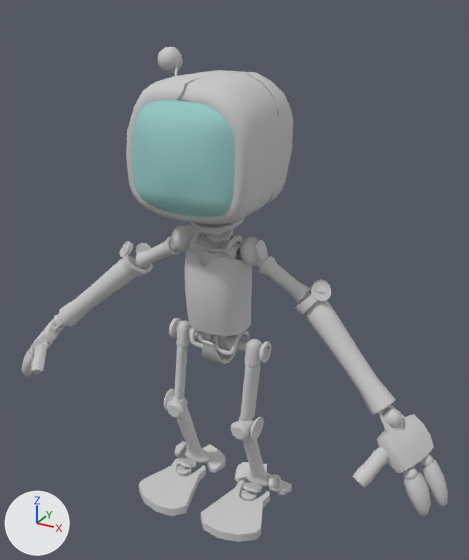
Two versions of the FBX model RoboDog_GroupWork/Content/Assets/Character/StarterBot/Starter_Bot_Char_01.FBX, one commit apart.
The view is the same before and after, from a camera (50 mm lens) standing at (1.011, -1.725, 1.737) and looking at (0.019, 0.078, 0.835). Every picture has the same lights, and +X, +Y and +Z are marked at lower left. Where no turn or scale is listed for an object, it has been applied to the vertices. Vertices at the same position are counted once.

The first picture shows 'StarterBot_Char_01'.
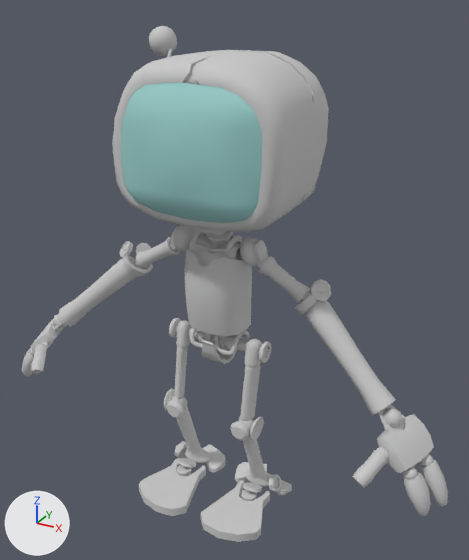
Where the newer file only moved an object's origin or applied its transform, the numbers keep the older frame.

What differs and where, as boxes [x1, y1, x2, y2] in the pictures (469 x 560 px; the box of a moved part takes in the faces that stretch with it):
```json
{"object": "StarterBot_Char_01", "change": "reshaped", "before": [22, 47, 448, 542], "after": [22, 26, 448, 542]}
{"part": 1, "of": "me_mesh", "change": "moved or reshaped", "before": [174, 66, 178, 76], "after": [168, 48, 172, 57]}
{"part": 2, "of": "me_mesh", "change": "moved or reshaped", "before": [158, 47, 183, 73], "after": [149, 26, 177, 56]}
{"part": 3, "of": "me_mesh", "change": "added", "after": [113, 50, 329, 232]}
{"part": 4, "of": "me_mesh", "change": "moved or reshaped", "before": [132, 100, 235, 217], "after": [120, 82, 262, 223]}
{"part": 5, "of": "me_mesh", "change": "cut back", "before": [126, 70, 293, 225]}
```

The change, as JSON lines over the scene's bpy script:
```json
{"op": "add", "block": "mat_screen", "code": ["mat_screen = principled_material('Screen')", "mat_screen.base_color = (0.588, 0.588, 0.588)  # light grey #cacaca", "mat_screen.roughness = 0.859"]}
{"block": "me_mesh", "where": "# used by ob_starterbot_char_01; location = (0.0, 0.0, 1.113)"}
{"op": "remove", "block": "me_mesh", "code": "me_mesh.from_pydata(...)  # 5868 vertices, 11276 faces; spans x -0.84..0.84, y -0.29..0.33, z -1.11..0.46"}
{"op": "add", "block": "me_mesh", "code": "me_mesh.from_pydata(...)  # 5868 vertices, 11276 faces; spans x -0.84..0.84, y -0.29..0.4, z -1.11..0.52"}
{"block": "me_mesh", "change": "me_mesh part 1: the loose piece of 10 vertices spanning x -0.32..-0.21, y 0.04..0.28, z 0.17..0.4 is scaled about its middle by 1.16, then moved by (-0.06, 0.05, 0.04)"}
{"block": "me_mesh", "change": "me_mesh part 2: the loose piece of 98 vertices spanning x -0.4..-0.31, y 0.24..0.33, z 0.37..0.46 is moved by (-0.07, 0.07, 0.06)"}
{"block": "me_mesh", "change": "me_mesh part 3: the loose piece of 438 vertices spanning x -0.21..0.21, y -0.2..0.13, z 0.0..0.42 is copied, and the copy is scaled about its middle by (1.34, 1.16, 1.16), then moved by (0.03, 0.01, 0.02); it spans x -0.25..0.31, y -0.22..0.17, z -0.01..0.48"}
{"block": "me_mesh", "change": "me_mesh part 4: the loose piece of 49 vertices spanning x -0.17..0.18, y -0.25..-0.2, z 0.03..0.36 is scaled about its middle by (1.34, 1.16, 1.16), then moved by (0.03, -0.02, 0.02)"}
{"block": "me_mesh", "change": "me_mesh part 5: 15 vertices moved from x -0.16..0.18, y -0.2..-0.15, z 0.07..0.41 to x -0.16..0.18, y -0.2..-0.19, z 0.07..0.41; 594 vertices removed from x -0.21..0.21, y -0.21..0.13, z 0.0..0.42; 156 vertices added at x -0.2..0.26, y -0.23..-0.19, z 0.03..0.41"}
{"op": "add", "block": "me_mesh", "code": "me_mesh.materials.append(mat_screen)  # light grey #cacaca"}
```
